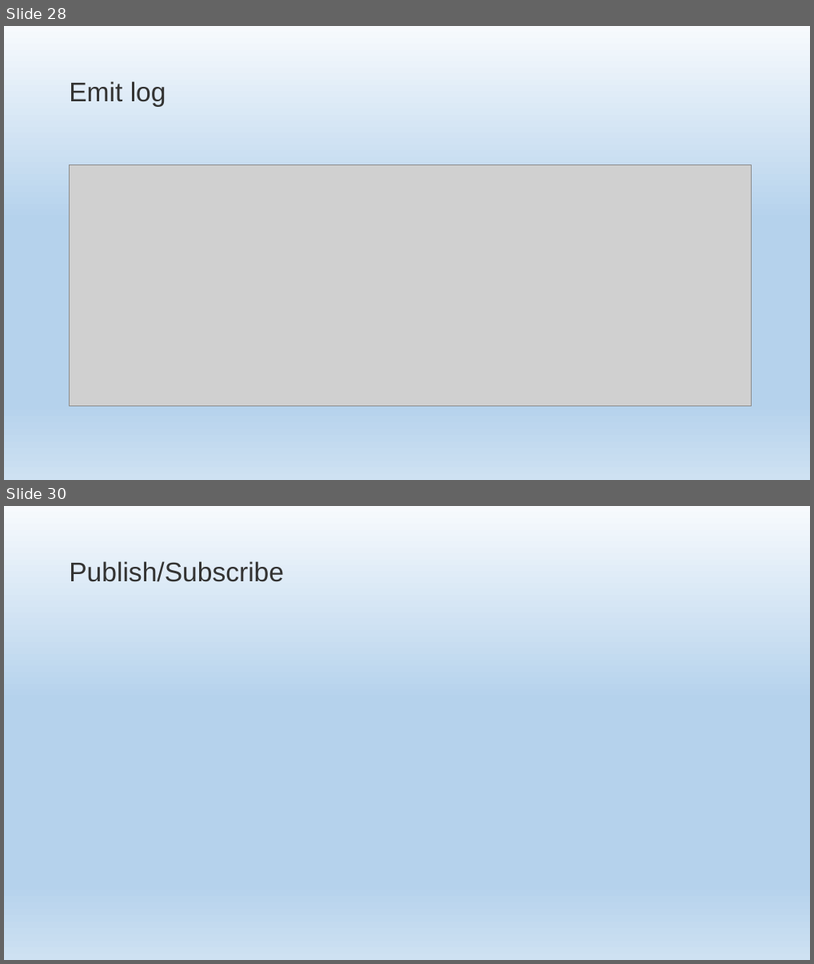
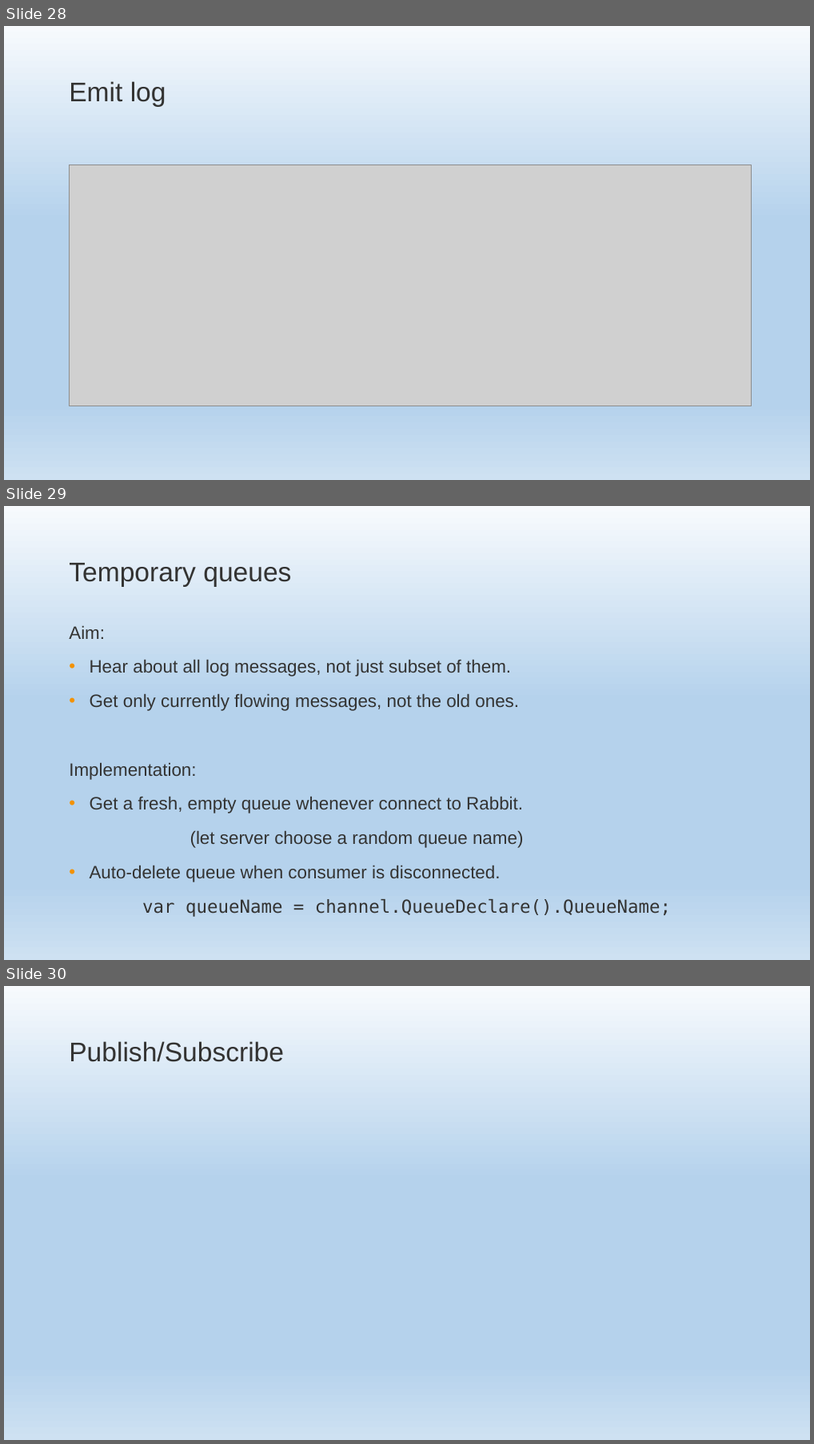
Before and after one commit to EPilyaev/RabbitMQNetCore, a slide deck: RabbitMQNetCore.pptm. Shown one above the other, each under a label of ours: slides 28 and 30 before the commit, slides 28, 29 and 30 after it; the slides between them are not shown. The pictures are 814x964 and 814x1444 pixels, drawn with LibreOffice and Linux fonts; fonts in the diff are those of the drawing; grey boxes stand for pictures; background and template pictures are left out. Boxes give left, top, right and bottom in pixels: in the first picture for what was removed or moved away, otherwise in the second. Text is boxed around its words. In the diff, an @@ line names an element or a change of style, - is before the commit and + after.

Commit message:
Add Temporary queues slide

```diff
--- a/RabbitMQNetCore.pptm
+++ b/RabbitMQNetCore.pptm
@@ slide 29 added at [4,506,810,960], background gradient #F7FAFD to #B5D2EC to #CEE1F2 @@
@@ title added at [69,563,291,586], 48 pt, text #333332 @@
+Temporary queues
@@ text added at [69,625,671,916], 32 pt, text #333332 @@
+Aim:
+• Hear about all log messages, not just subset of them.
+• Get only currently flowing messages, not the old ones.
+Implementation:
+• Get a fresh, empty queue whenever connect to Rabbit.
+(let server choose a random queue name)
+• Auto-delete queue when consumer is disconnected.
+var queueName = channel.QueueDeclare().QueueName;
```
Also in this commit, not shown: 1 slide removed.
